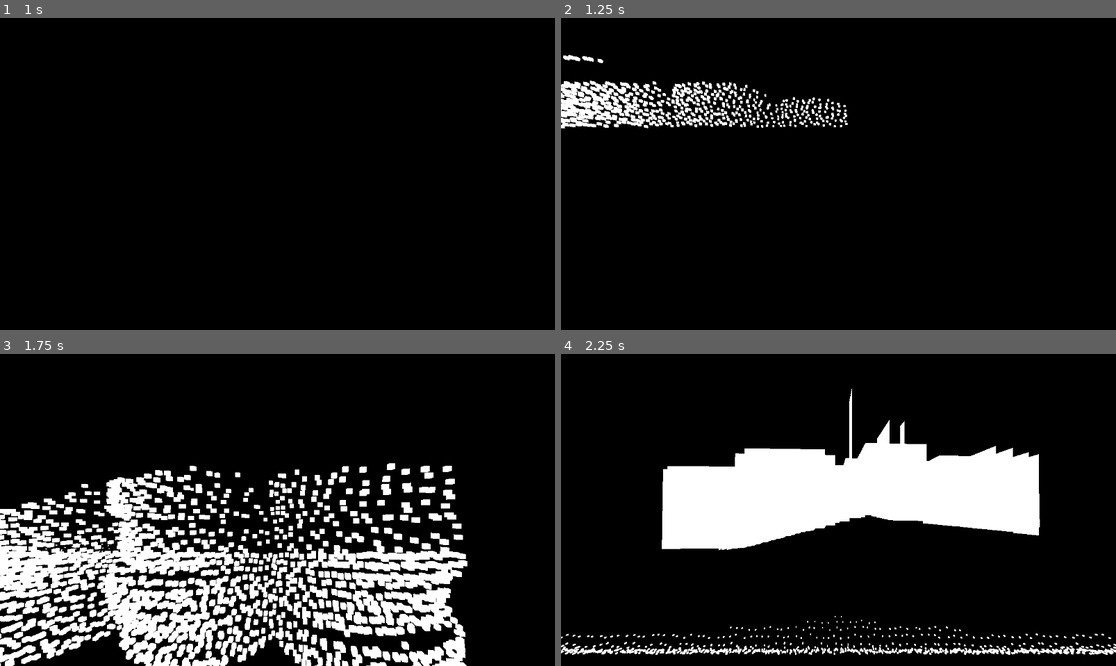
Above: before the commit, frames 1-4 (two rows, left to right).
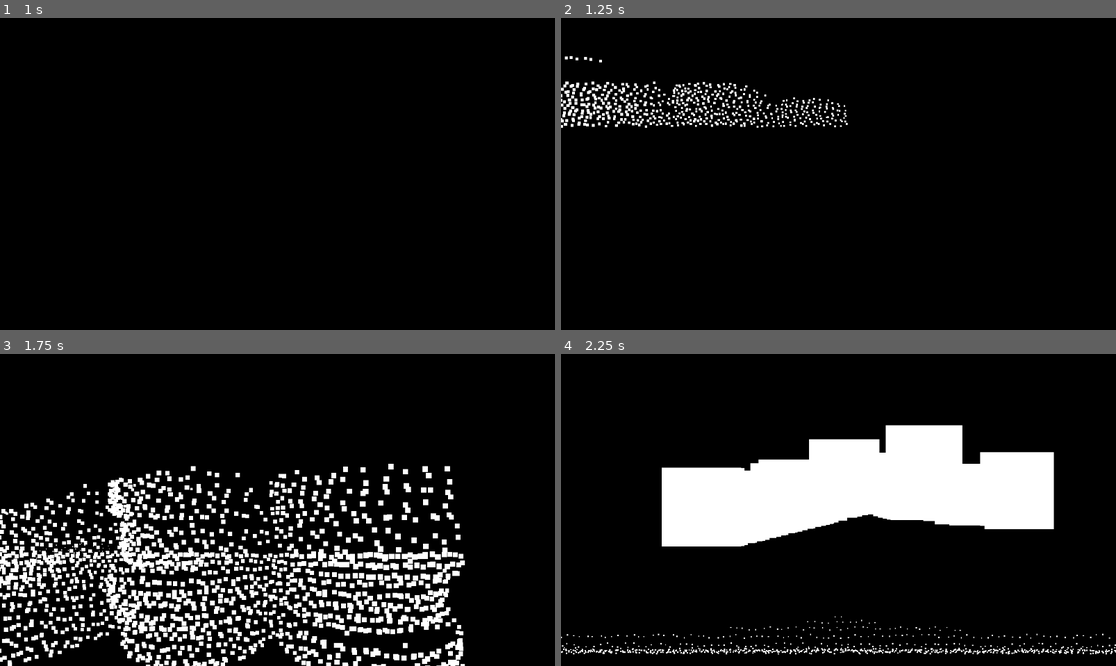
Above: after the commit, the same moments.

Repository: Mienai-Katto/lidar-abyss
Game: Godot game, scene res://levels/sandbox.tscn
Two runs of this game, one before a commit and one after it. Both use one fixed random seed, a clock stepped at 60 frames per second and the inputs below.
Inputs (mouse positions are in pixels of both pictures, inside the frame that each line leads up to):
- Up to frame 1 (1 s): tap Enter at 0.5 s; move the mouse to (399, 158) at 0.52 s; hold D (right) from 0.53 s (still down); tap Middle mouse button (capture) at 0.6 s; click (399, 158) at 0.67 s; tap Space (jump) at 0.77 s
- Up to frame 2 (1.25 s): keep holding D (right)
- Up to frame 3 (1.75 s): move the mouse to (249, 510) at 1.27 s; release D (right) at 1.28 s; hold W (up) from 1.28 s (still down); tap Ctrl (crouch) at 1.35 s; click (249, 510) at 1.42 s; tap Space (jump) at 1.52 s
- Up to frame 4 (2.25 s): keep holding W (up); move the mouse to (849, 503) at 2.02 s; hold Shift (sprint) from 2.03 s (still down); click (849, 503) at 2.17 s

Frame 1 is identical in both runs. In frame 2, 2.3% of the frame differs, in the area x 0-52%, y 11-36%; in frame 3, 13%, in the area x 0-85%, y 34-100%; in frame 4, 5.3%.

Commit message:
fix(lidar): change cube to plane and sweep delay
Signed-off-by: Daniel Boll <danielboll.academico@gmail.com>

Diff:
--- a/components/camera/player/component.tscn
+++ b/components/camera/player/component.tscn
@@ -9,6 +9,5 @@
 ray_count = null
 ray_length = null
 highlight_size = null
-row_delay = null
 sweep_steps_horizontal = null
 sweep_steps_vertical = null
--- a/components/camera/player/manager.gd
+++ b/components/camera/player/manager.gd
@@ -4,12 +4,15 @@
 @export var scan_interval: float = 8.5
 @export var ray_count: int = 500
 @export var ray_length: float = 10.0
-@export var highlight_size: Vector3 = Vector3(0.02, 0.02, 0.02)
-@export var row_delay: float = 0.004
+
+@export var highlight_size: Vector2 = Vector2(0.02, 0.02)  # For plane size
+
 @export var sweep_steps_horizontal: int = 100
 @export var sweep_steps_vertical: int = 100
+# Removed row_delay since we're eliminating delays
 
-func _ready(): pass
+func _ready():
+    pass
 
 func _input(event):
     if event is InputEventMouseButton:
@@ -19,9 +22,11 @@
             perform_full_sweep()
 
 func perform_environment_scan():
+    # Use camera's forward direction as the base
     var camera_forward = -global_transform.basis.z
 
     for i in range(ray_count):
+        # Create a cone of rays in front of the camera
         var ray_direction = camera_forward.rotated(Vector3.UP, randf_range(-PI/4, PI/4))
         ray_direction = ray_direction.rotated(Vector3.RIGHT, randf_range(-PI/4, PI/4))
         ray_direction = ray_direction.normalized()
@@ -49,56 +54,64 @@
     var y_step = viewport_size.y / (sweep_steps_vertical - 1.0)
     var max_offset = 0.5 * min(x_step, y_step)
 
-    for i in range(sweep_steps_vertical):
-        var y = (i / (sweep_steps_vertical - 1.0)) * viewport_size.y
-        for j in range(sweep_steps_horizontal):
-            var x = (j / (sweep_steps_horizontal - 1.0)) * viewport_size.x
+    var rows_per_iteration = 20  # Adjust this value for speed
+    for i in range(0, sweep_steps_vertical, rows_per_iteration):
+        for row_offset in range(rows_per_iteration):
+            var current_row = i + row_offset
+            if current_row >= sweep_steps_vertical:
+                break
+            var y = (current_row / (sweep_steps_vertical - 1.0)) * viewport_size.y
+            for j in range(sweep_steps_horizontal):
+                var x = (j / (sweep_steps_horizontal - 1.0)) * viewport_size.x
 
-            var x_offset = randf_range(-max_offset, max_offset)
-            var y_offset = randf_range(-max_offset, max_offset)
+                var x_offset = randf_range(-max_offset, max_offset)
+                var y_offset = randf_range(-max_offset, max_offset)
 
-            var screen_pos = Vector2(x + x_offset, y + y_offset)
-            var ray_origin = project_ray_origin(screen_pos)
-            var ray_direction = project_ray_normal(screen_pos)
+                var screen_pos = Vector2(x + x_offset, y + y_offset)
+                var ray_origin = project_ray_origin(screen_pos)
+                var ray_direction = project_ray_normal(screen_pos)
 
-            query.from = ray_origin
-            query.to = ray_origin + ray_direction * ray_length
+                query.from = ray_origin
+                query.to = ray_origin + ray_direction * ray_length
 
-            var result = space_state.intersect_ray(query)
-            if result:
-                var collider = result.collider
-                var is_red = is_node_in_group_or_parent(collider, "red")
-                spawn_temporary_cube(result.position, is_red)
-        await get_tree().create_timer(row_delay).timeout
+                var result = space_state.intersect_ray(query)
+                if result:
+                    var collider = result.collider
+                    var is_red = is_node_in_group_or_parent(collider, "red")
+                    spawn_temporary_cube(result.position, is_red)
+            # Yield to the engine after processing multiple rows
+            await get_tree().process_frame
 
 func spawn_temporary_cube(position: Vector3, is_red: bool):
     var mesh_instance = MeshInstance3D.new()
-    var cube_mesh = BoxMesh.new()
+    var quad_mesh = QuadMesh.new()
 
     # Create material
     var material = StandardMaterial3D.new()
     if is_red:
         material.albedo_color = Color(1, 0, 0, 0.5)  # Red translucent color
-        material.emission_enabled = true
+        material.emission_enabled = true  # Enable emission
         material.emission = Color(1, 0, 0, 1)
     else:
         material.albedo_color = Color(1, 1, 1, 0.5)  # White translucent color
-        material.emission_enabled = true
+        material.emission_enabled = true  # Enable emission
         material.emission = Color(1, 1, 1, 1)
 
+    # Set the material to billboard mode so the plane always faces the camera
+    material.billboard_mode = BaseMaterial3D.BILLBOARD_ENABLED
+
     # Configure mesh
-    cube_mesh.size = highlight_size
-    mesh_instance.mesh = cube_mesh
+    quad_mesh.size = highlight_size
+    mesh_instance.mesh = quad_mesh
     mesh_instance.material_override = material
 
     # Position and add to scene
     get_tree().root.add_child(mesh_instance)
     mesh_instance.global_transform.origin = position
 
-    # Remove cube after interval
+    # Remove plane after interval
     await get_tree().create_timer(scan_interval).timeout
     mesh_instance.queue_free()
-
 
 func is_node_in_group_or_parent(node: Node, group_name: String) -> bool:
     var current_node = node
